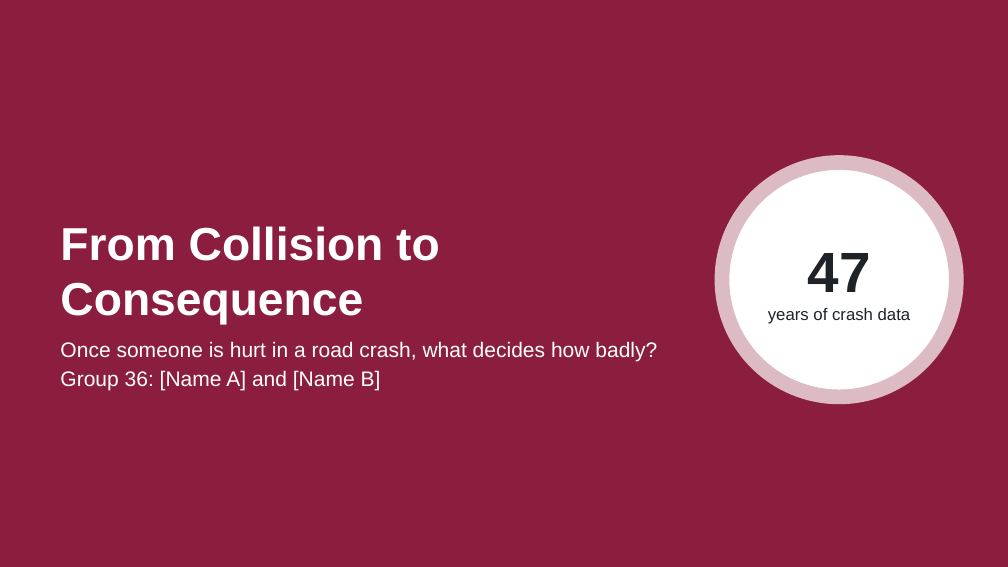
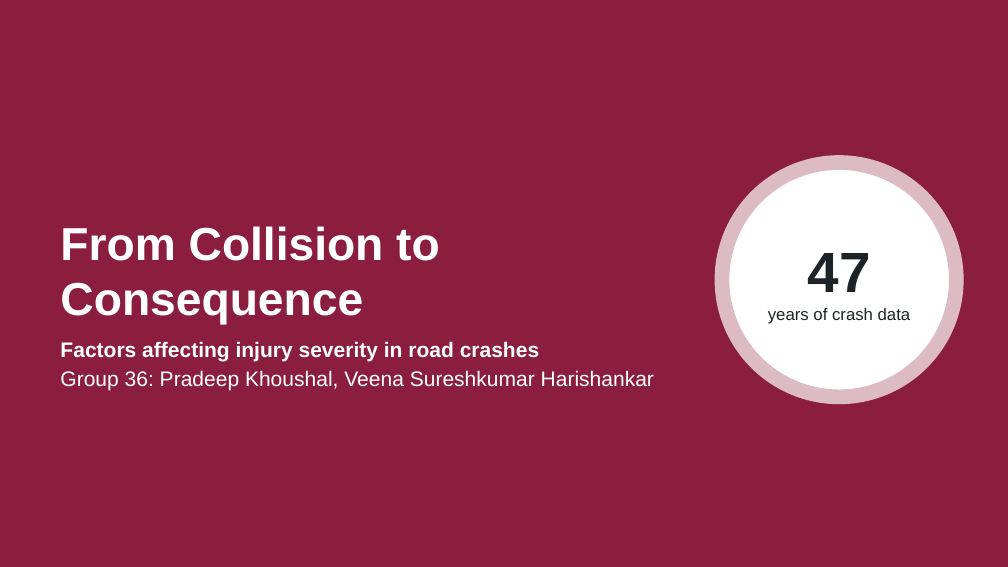
Before and after one commit to hrshankar2002/Data-Vis-Proj, a slide deck: slide 1 of deliverables/Road Crash Presentation-G36.pptx. Drawn at 1008x567 pixels with LibreOffice and Linux fonts; fonts in the diff are those of the drawing. Boxes give left, top, right and bottom in pixels: in the first picture for what was removed or moved away, otherwise in the second. Text is boxed around its words. In the diff, an @@ line names an element or a change of style, - is before the commit and + after.

```diff
--- a/deliverables/Road Crash Presentation-G36.pptx
+++ b/deliverables/Road Crash Presentation-G36.pptx
@@ text at [60, 341, 654, 391]: text changed @@
-Once someone is hurt in a road crash, what decides how badly?
-Group 36: [Name A] and [Name B]
+Factors affecting injury severity in road crashes
+Group 36: Pradeep Khoushal, Veena Sureshkumar Harishankar
```
Also in this commit, not shown: 1 other slide changed, 1 slide added, 7 other files.
